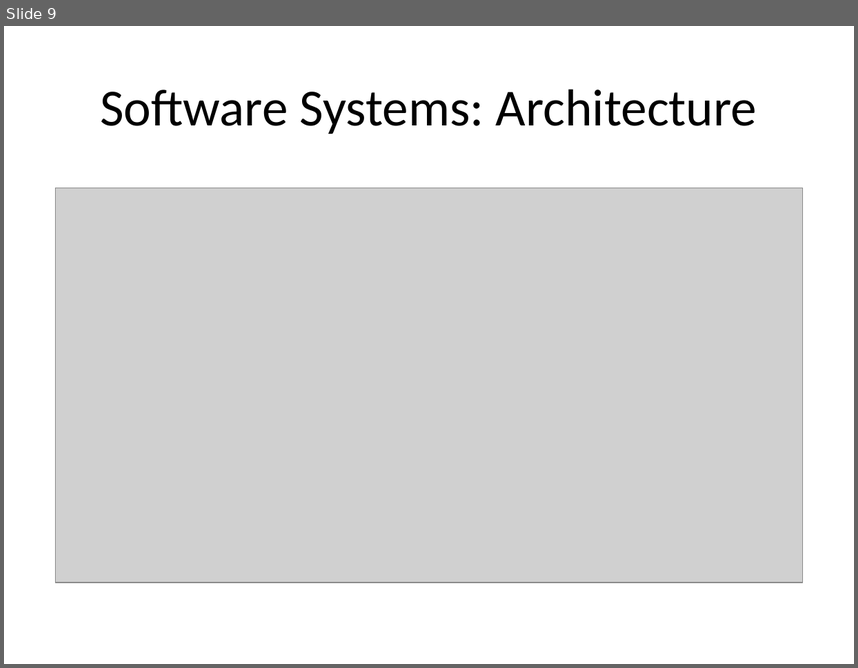
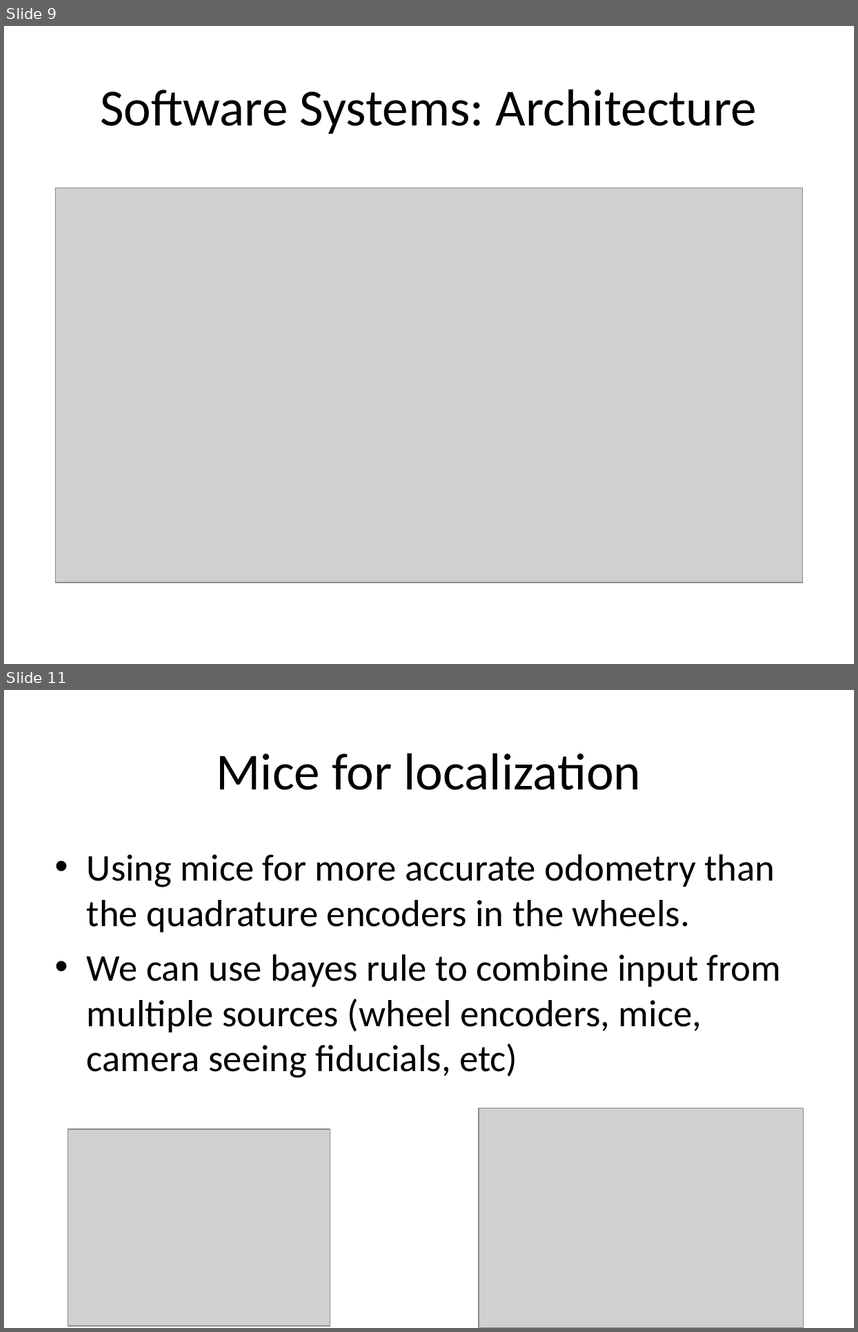
Before and after one commit to nforrester/6.141_labs, a slide deck: Other/Dryrun Proposal/Dryrun.ppt. Shown one above the other, each under a label of ours: slide 9 before the commit, slides 9 and 11 after it; the slides between them are not shown. The pictures are 858x668 and 858x1332 pixels, drawn with LibreOffice and Linux fonts; fonts in the diff are those of the drawing; grey boxes stand for pictures. Boxes give left, top, right and bottom in pixels: in the first picture for what was removed or moved away, otherwise in the second. Text is boxed around its words. In the diff, an @@ line names an element or a change of style, - is before the commit and + after.

Commit message:
presentation

```diff
--- a/Other/Dryrun Proposal/Dryrun.ppt
+++ b/Other/Dryrun Proposal/Dryrun.ppt
@@ slide 11 added at [4,690,854,1328], background #FFFFFF @@
@@ title added at [217,753,642,790], 44 pt, text #000000 @@
+Mice for localization
@@ text added at [87,854,781,1078], 32 pt, text #000000 @@
+• Using mice for more accurate odometry than the quadrature encoders in the wheels.
+• We can use bayes rule to combine input from multiple sources (wheel encoders, mice, camera seeing fiducials, etc)
@@ picture added at [478,1107,803,1328] @@
@@ picture added at [67,1129,330,1325] @@
```
Also in this commit, not shown: 1 other slide added, 3 slides removed, 1 other file.
